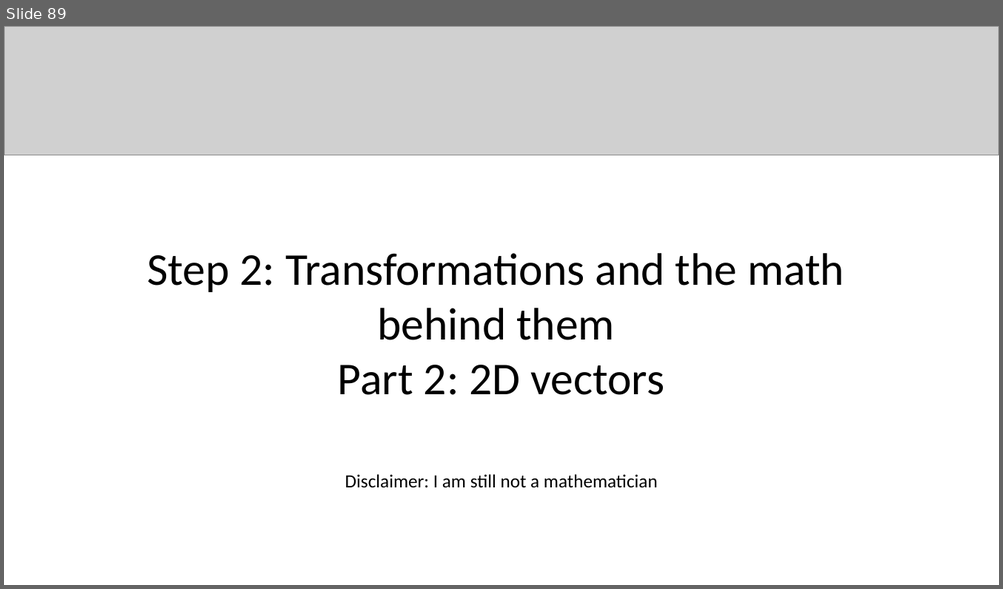
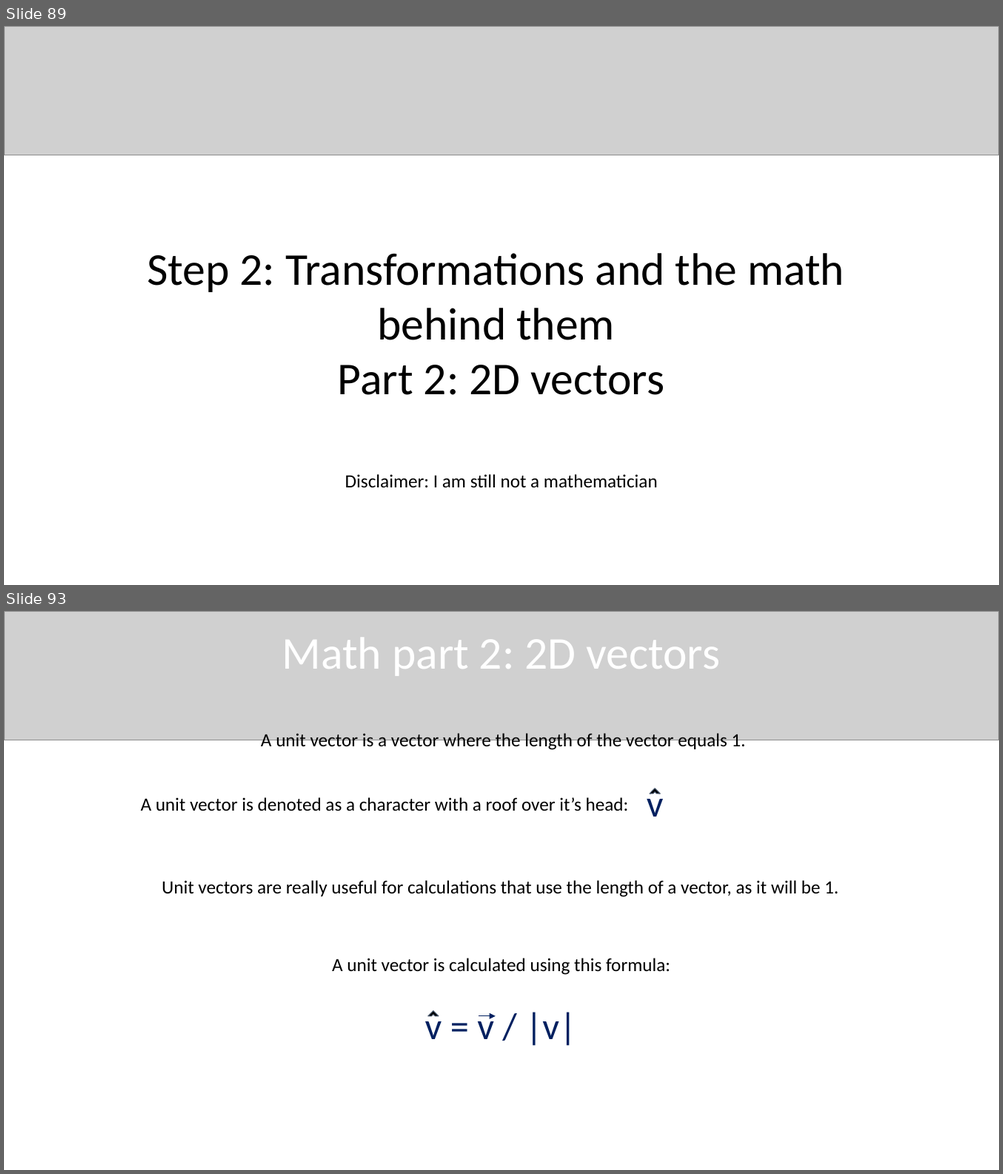
Before and after one commit to QuincyJacobs/WebGLTutorial, a slide deck: Presentation/Presentation WebGL.pptx. Shown one above the other, each under a label of ours: slide 89 before the commit, slides 89 and 93 after it; the slides between them are not shown. The pictures are 1003x589 and 1003x1174 pixels, drawn with LibreOffice and Linux fonts; fonts in the diff are those of the drawing; grey boxes stand for pictures. Boxes give left, top, right and bottom in pixels: in the first picture for what was removed or moved away, otherwise in the second. Text is boxed around its words. In the diff, an @@ line names an element or a change of style, - is before the commit and + after.

Commit message:
Presentation update (Math)

```diff
--- a/Presentation/Presentation WebGL.pptx
+++ b/Presentation/Presentation WebGL.pptx
@@ slide 93 added at box(4, 611, 999, 1170), background #FFFFFF @@
@@ picture added at box(4, 611, 999, 741) @@
@@ text added at box(282, 638, 720, 676), 44 pt, text #FFFFFF @@
+Math part 2: 2D vectors
@@ text added at box(261, 733, 745, 752), 18 pt, text #000000 @@
+A unit vector is a vector where the length of the vector equals 1.
@@ text added at box(646, 788, 663, 817), 36 pt, text #002060 @@
+v
@@ text added at box(141, 797, 629, 812), 18 pt, text #000000 @@
+A unit vector is denoted as a character with a roof over it’s head:
@@ half frame added at box(649, 789, 660, 799), fill #000000, outline #44546A 0.75 pt @@
@@ text added at box(162, 880, 838, 897), 18 pt, text #000000 @@
+Unit vectors are really useful for calculations that use the length of a vector, as it will be 1.
@@ text added at box(332, 958, 670, 975), 18 pt, text #000000 @@
+A unit vector is calculated using this formula:
@@ text added at box(425, 1011, 576, 1046), 36 pt, text #002060 @@
+v = v / |v|
@@ half frame added at box(428, 1011, 438, 1022), fill #000000, outline #44546A 0.75 pt @@
@@ arrow added from (478, 1017) to (495, 1017), #002060 0.75 pt @@
```
Also in this commit, not shown: 3 slides changed, 3 other slides added, 1 other file.
